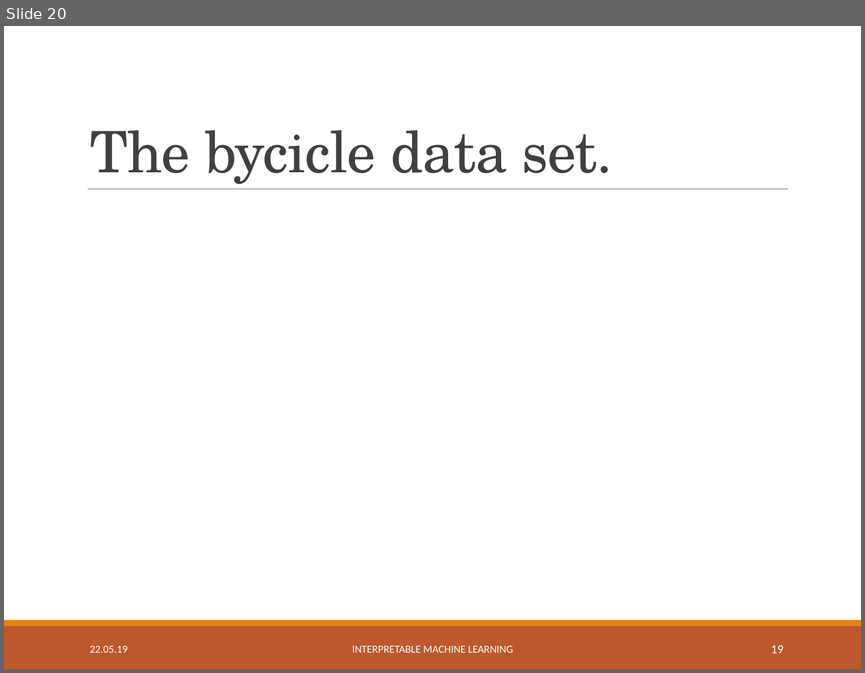
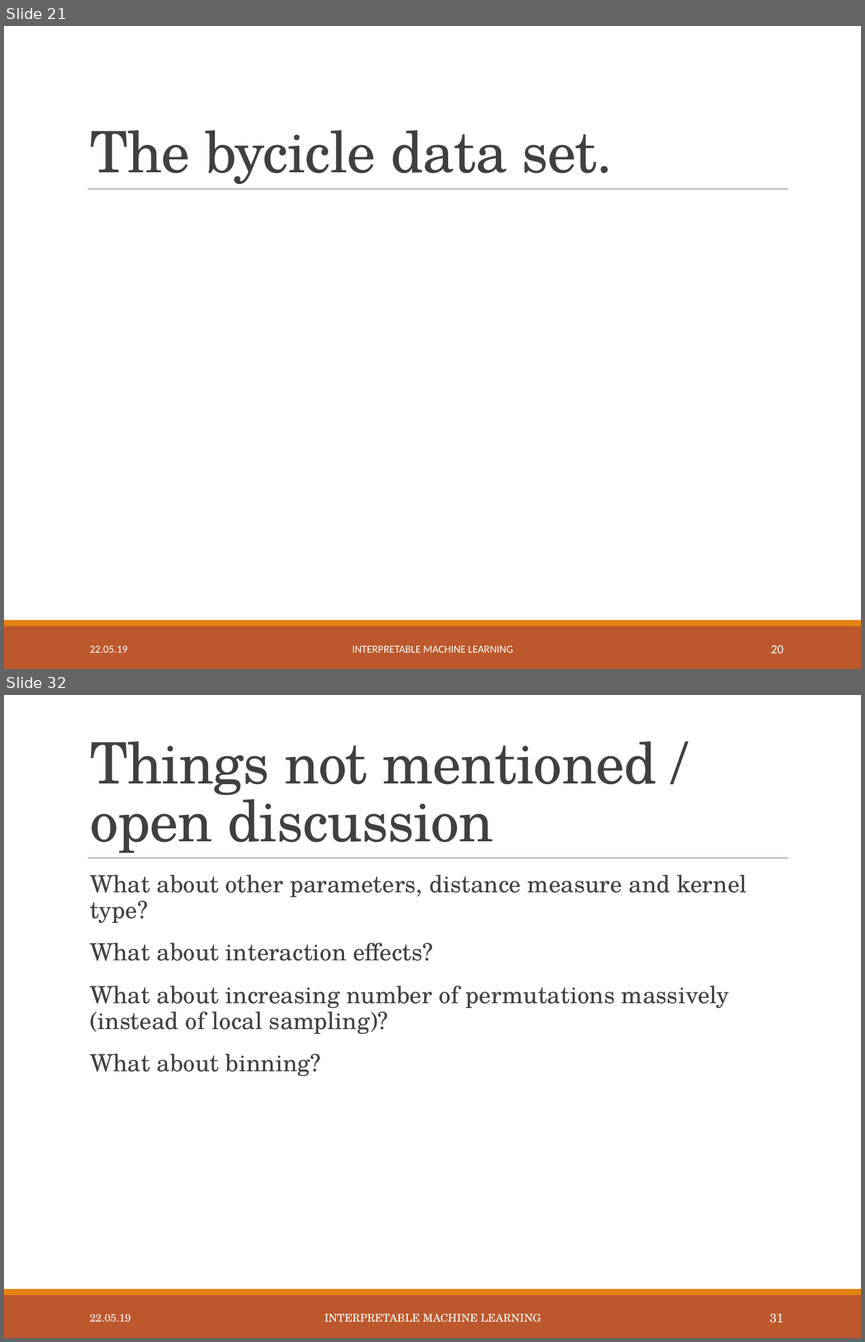
Before and after one commit to slds-lmu/iml_methods_limitations, a slide deck: Slides/LIME-neighbourhood.pptx. Shown one above the other, each under a label of ours: slide 20 before the commit, slides 21 and 32 after it; the slides between them are not shown. The pictures are 865x673 and 865x1342 pixels, drawn with LibreOffice and Linux fonts; fonts in the diff are those of the drawing. Boxes give left, top, right and bottom in pixels: in the first picture for what was removed or moved away, otherwise in the second. Text is boxed around its words. In the diff, an @@ line names an element or a change of style, - is before the commit and + after.

```diff
--- a/Slides/LIME-neighbourhood.pptx
+++ b/Slides/LIME-neighbourhood.pptx
@@ slide 32 added at [4,695,861,1338], background #FFFFFF; not listed: 3 template elements that a slide beside it also shows @@
@@ title added at [90,741,657,858], 48 pt, text #404040 @@
+Things not mentioned / open discussion
@@ text added at [90,875,747,1076], 20 pt, text #404040 @@
+  What about other parameters, distance measure and kernel type?
+  What about interaction effects?
+  What about increasing number of permutations massively (instead of local sampling)?
+  What about binning?
@@ text added at [90,1314,131,1321], 9 pt, text #FFFFFF @@
+22.05.19
@@ text added at [324,1313,541,1321], 9 pt, text #FFFFFF @@
+INTERPRETABLE MACHINE LEARNING
@@ page number added at [770,1313,783,1323], 10.5 pt, text #FFFFFF @@
+31
@@ what was slide 20 is now slide 21 @@
@@ page number at [771,645,784,653]: text changed @@
-19
+20
```
Also in this commit, not shown: 13 slides changed, 2 other slides added, 5 other files.
